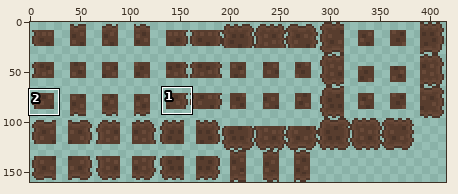
Edited in one commit: sprite sheet (assets/sprites/walls/Wall_2.png). Above, an overview of the earlier version with the close-up marked.
Close-up. Before the edit:
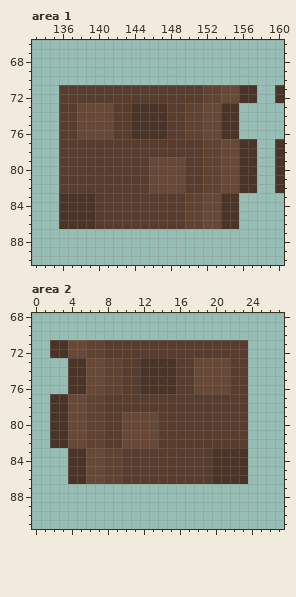
The file is 416x160 pixels. Colours within 5 levels of each other are drawn and written as one. Shown: area 1: x 133..160, y 66..90; area 2: x 0..27, y 68..91.
The same view after the edit:
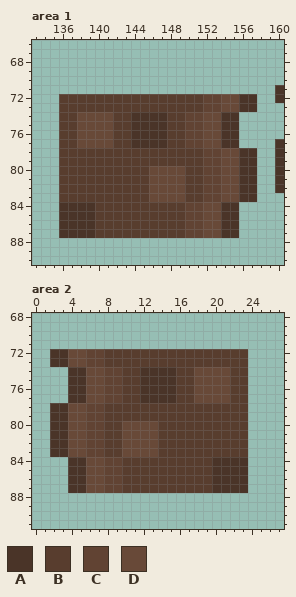
Palette (. is transparent): A #4a3428  B #583d2e  C #614333  D #684938
The exact change:
Area 1:
y 71: x 136..157 BBBBBBBBBBBBBBBBCCDDAA -> ......................
y 73: x 138..141 DDDD -> BBBB; x 144..147 AAAA -> BBBB; x 150..157 CCDDAA.. -> BBCCDDAA
y 77: x 138..141 BBBB -> DDDD; x 144..147 BBBB -> AAAA; x 150..157 BBCCDDAA -> CCDDAA..
y 79: x 146..149 DDDD -> BBBB
y 83: x 136..139 AAAA -> BBBB; x 146..157 BBBBCCDDAA.. -> DDDDBBCCDDAA
y 87: x 136..155 .................... -> AAAABBBBBBBBBBCCDDAA
Area 2:
y 71: x 2..23 AADDCCBBBBBBBBBBBBBBBB -> ......................
y 73: x 2..9 ..AADDCC -> AADDCCBB; x 12..15 AAAA -> BBBB; x 18..21 DDDD -> BBBB
y 77: x 2..9 AADDCCBB -> ..AADDCC; x 12..15 BBBB -> AAAA; x 18..21 BBBB -> DDDD
y 79: x 10..13 DDDD -> BBBB
y 83: x 2..13 ..AADDCCBBBB -> AADDCCBBDDDD; x 20..23 AAAA -> BBBB
y 87: x 4..23 .................... -> AADDCCBBBBBBBBBBAAAA
Changed places in both close-ups, as pixel boxes (x1, y1, x2, y2):
changed: (59, 85, 257, 202)
added: (59, 229, 239, 238)
changed: (50, 340, 248, 367)
changed: (50, 394, 230, 421)
changed: (50, 448, 248, 493)
